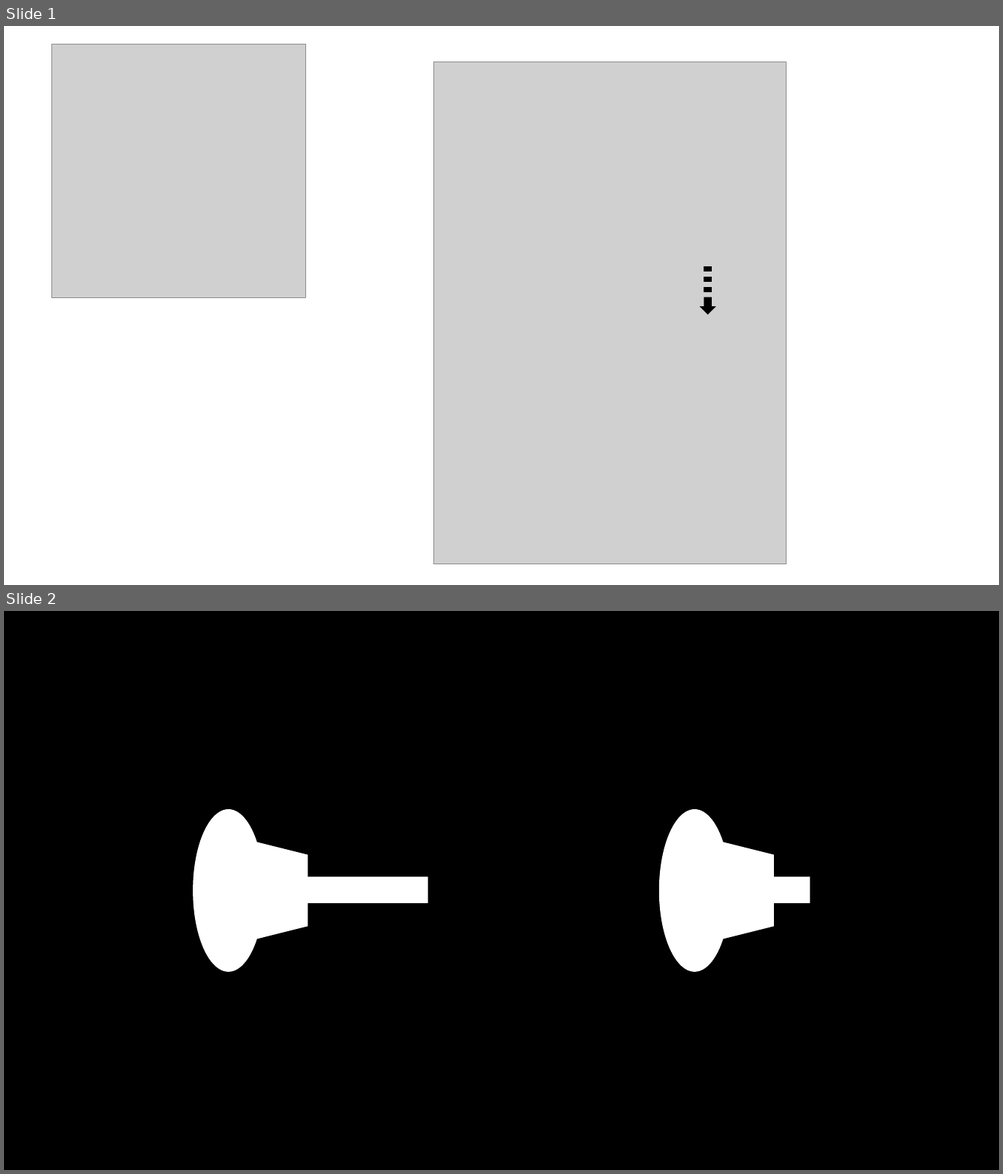
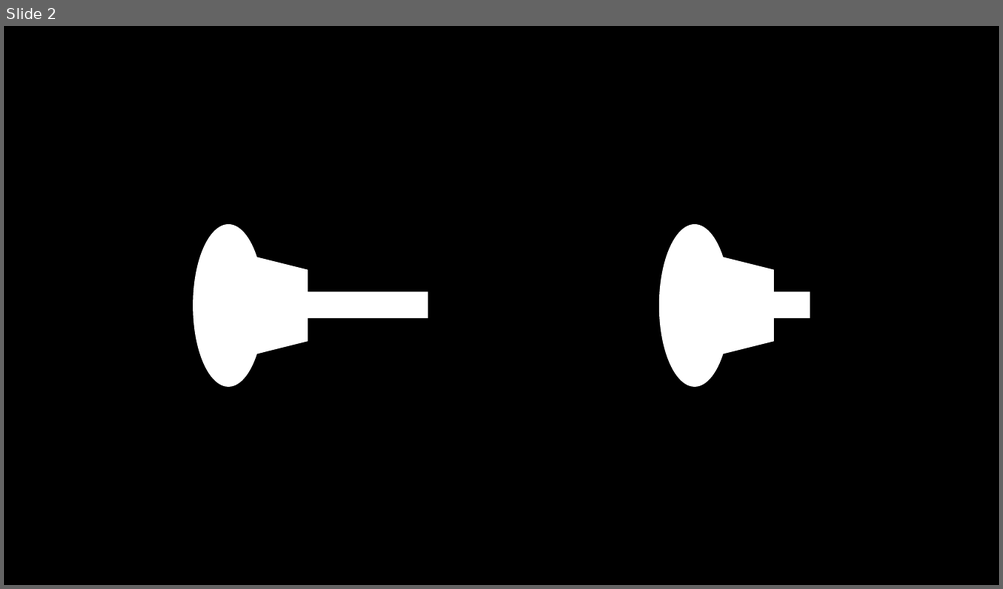
Before and after one commit to Daniel-Oberlin/FlightGear-StreamDeck, a slide deck: StreamDeck/icons/icons.pptx. Shown one above the other, each under a label of ours: slides 1 and 2 before the commit, slide 2 after it. The pictures are 1003x1174 and 1003x589 pixels, drawn with LibreOffice and Linux fonts; fonts in the diff are those of the drawing; grey boxes stand for pictures. Boxes give left, top, right and bottom in pixels: in the first picture for what was removed or moved away, otherwise in the second. Text is boxed around its words. In the diff, an @@ line names an element or a change of style, - is before the commit and + after.

```diff
--- a/StreamDeck/icons/icons.pptx
+++ b/StreamDeck/icons/icons.pptx
@@ slide 1 removed at [4,26,999,585], background #FFFFFF @@
@@ picture removed at [52,44,305,298] @@
@@ picture removed at [434,62,786,564] @@
@@ rectangle removed at [705,267,711,271] @@
@@ rectangle removed at [705,288,711,292] @@
@@ rectangle removed at [705,278,711,281] @@
@@ down arrow removed at [702,298,714,314] @@
```
Also in this commit, not shown: 1 slide added, 2 other files.
